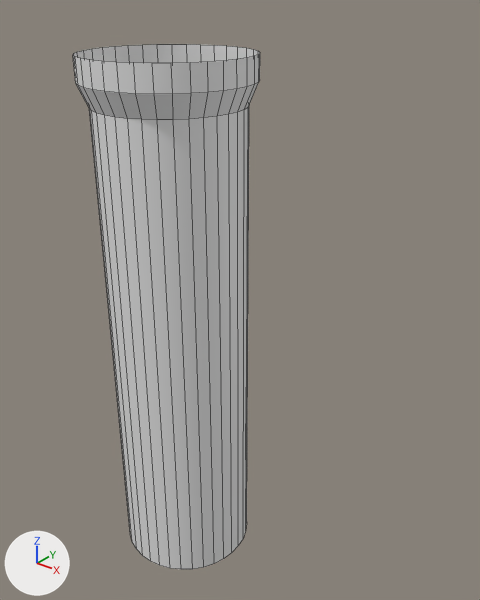
The Blender file bin/Assets/meshes/castle_turret.blend, before and after one commit.
Both versions are drawn from a 50 mm camera at (6.09, -6.2, 8.45) aimed at (1.05, 0.1, 4.54). The axes (+X, +Y, +Z) are drawn at lower left. The lights are the same throughout. Mesh edges are drawn as thin lines.
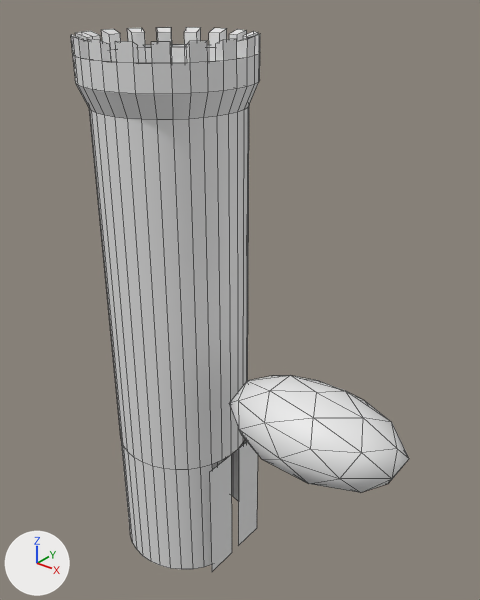
Commit message: update to turret mesh

Boxes (x1, y1, x2, y2) around the edits, measured in the pictures (480 x 600 px):
'Cylinder', reshaped
    before: (89, 106, 249, 569)
    after: (89, 106, 258, 571)
'Icosphere', added
    after: (229, 375, 409, 493)
'Cylinder.003', added
    after: (71, 27, 260, 63)
part 1 of me_cylinder_003, added
    after: (73, 44, 258, 63)

The change, as a diff of the scene's bpy script:
```diff
--- a/bin/Assets/meshes/castle_turret.blend.py
+++ b/bin/Assets/meshes/castle_turret.blend.py
@@ me_cylinder_003 @@
 # used by ob_cylinder_002; location = (0.0, 0.0, 3.5)
-me_cylinder_003.from_pydata(...)  # 70 vertices, 35 faces; spans x -1.13..1.13, y -1.13..1.13, z 3.8..4.12
+me_cylinder_003.from_pydata(...)  # 140 vertices, 141 faces; spans x -1.13..1.13, y -1.13..1.13, z 3.8..4.12
+# me_cylinder_003 part 1
+# 35 vertices are added at x -0.99..0.99, y -0.99..0.99, z 3.82
+# 35 new vertices lie (0.0, 0.0, 0.28) away from vertices in x -0.99..0.99, y -0.99..0.99, z 3.82
+# 106 new faces join them
@@ me_cylinder_001 @@
 # used by ob_cylinder; location = (0.0, 0.0, 3.5)
-me_cylinder_001.from_pydata(...)  # 70 vertices, 35 faces; spans x -1.0..1.0, y -1.0..1.0, z -3.5..3.5
+me_cylinder_001.from_pydata(...)  # 107 vertices, 67 faces; spans x -1.0..1.0, y -1.0..1.0, z -3.5..3.5
+# me_cylinder_001 part 2
+# 2 vertices are removed from x 0.95..0.97, y -0.22..0.31, z -3.5
+# 35 faces are deleted
+# 4 vertices are added at (0.99, 0.63, -1.5), (0.99, 0.63, -3.5), (1.0, -0.54, -1.5), (1.0, -0.54, -3.5)
+# 35 new vertices lie (0.0, 0.0, -5.0) away from vertices in x -1.0..1.0, y -1.0..1.0, z 3.5
+# 67 new faces join them
@@ me_cylinder_000 @@
+me_cylinder_000.from_pydata(...)  # 140 vertices, 105 faces; spans x -1.13..1.13, y -1.13..1.13, z 4.1..4.33
@@ me_icosphere @@
+me_icosphere.from_pydata(...)  # an icosphere of 80 faces spanning x -1.54..1.54, y -0.95..0.95, z -0.72..0.72
+me_icosphere.polygons.foreach_set('use_smooth', [True] * 80)
@@ ob_cylinder_003 @@
+ob_cylinder_003 = bpy.data.objects.new('Cylinder.003', me_cylinder_000)
+ob_cylinder_003.location = (0.0, 0.0, 3.5)
@@ ob_icosphere @@
+ob_icosphere = bpy.data.objects.new('Icosphere', me_icosphere)
+ob_icosphere.location = (2.69, -0.53, 3.55)
+ob_icosphere.scale = (0.741, 0.741, 0.741)
```
